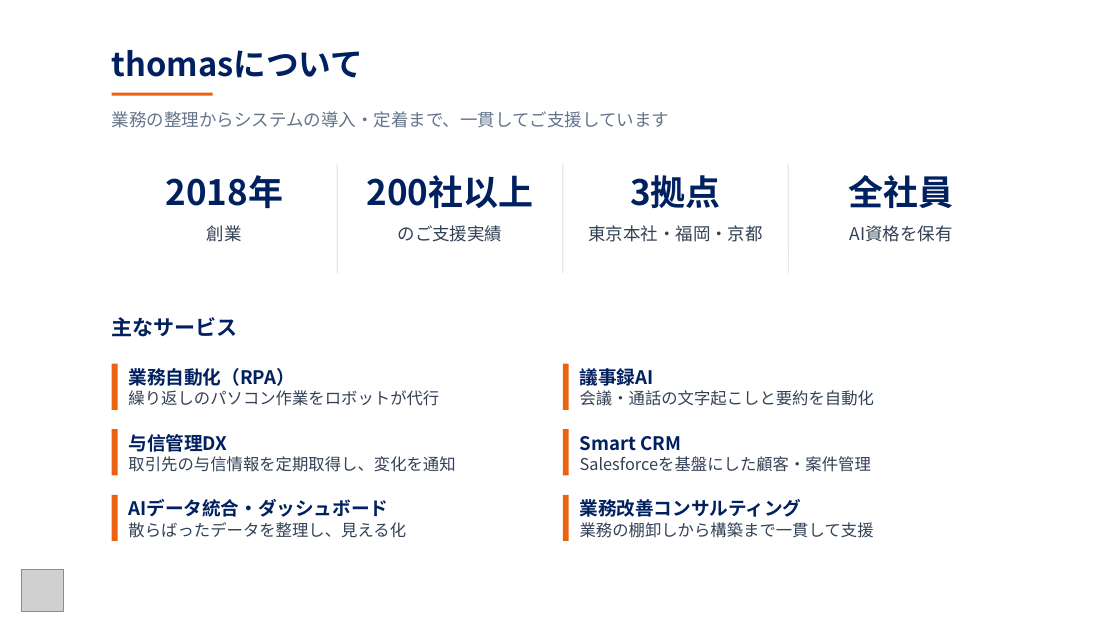
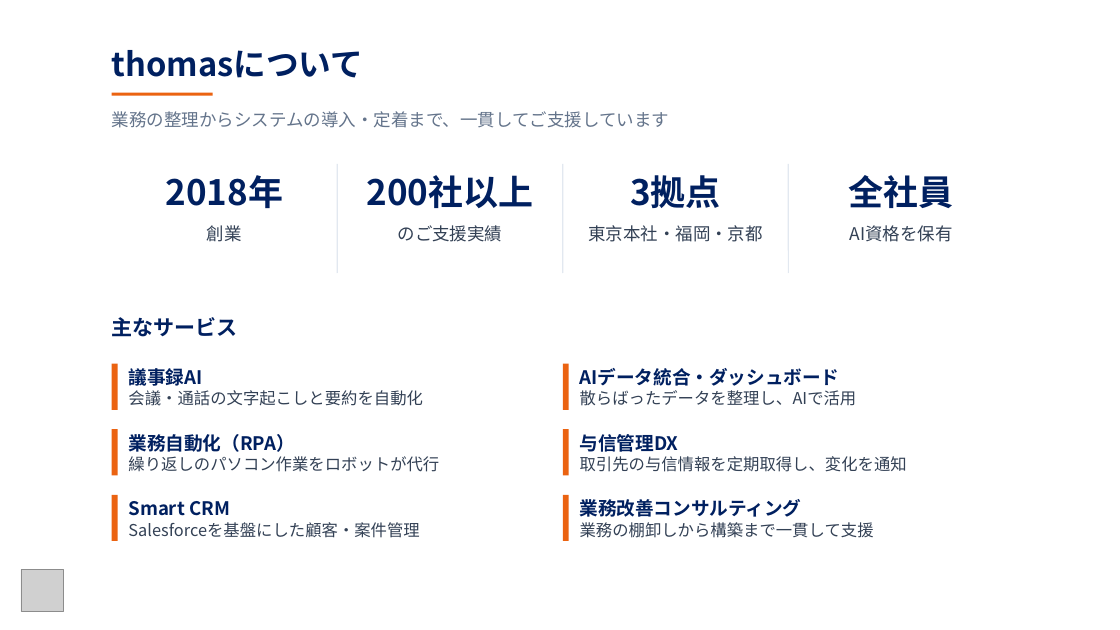
Before and after one commit to smiyagawa-code/-, a slide deck: slide 3 of tak-evac/outputs/TAKイーヴァック様_初回お打ち合わせ資料.pptx. Drawn at 1120x630 pixels with LibreOffice and Linux fonts; fonts in the diff are those of the drawing; grey boxes stand for pictures. Boxes give left, top, right and bottom in pixels: in the first picture for what was removed or moved away, otherwise in the second. Text is boxed around its words. In the diff, an @@ line names an element or a change of style, - is before the commit and + after.

```diff
--- a/tak-evac/outputs/TAKイーヴァック様_初回お打ち合わせ資料.pptx
+++ b/tak-evac/outputs/TAKイーヴァック様_初回お打ち合わせ資料.pptx
@@ text added at (128, 368, 423, 406), 14 pt, text #334155 @@
+議事録AI
+会議・通話の文字起こしと要約を自動化
@@ text at (580, 368, 857, 406): text changed @@
-議事録AI
-会議・通話の文字起こしと要約を自動化
+AIデータ統合・ダッシュボード
+散らばったデータを整理し、AIで活用
@@ text "業務自動化（RPA）": place and size @@
-text "業務自動化（RPA）" at (128, 368, 439, 406)
+text "業務自動化（RPA）" at (128, 434, 439, 472)
@@ text removed at (128, 434, 455, 472) @@
-与信管理DX
-取引先の与信情報を定期取得し、変化を通知
@@ text at (580, 434, 907, 472): text changed @@
-Smart CRM
-Salesforceを基盤にした顧客・案件管理
+与信管理DX
+取引先の与信情報を定期取得し、変化を通知
@@ text at (128, 501, 419, 538): text changed @@
-AIデータ統合・ダッシュボード
-散らばったデータを整理し、見える化
+Smart CRM
+Salesforceを基盤にした顧客・案件管理
```
Also in this commit, not shown: 4 other slides changed, 3 slides added, 4 other files.
